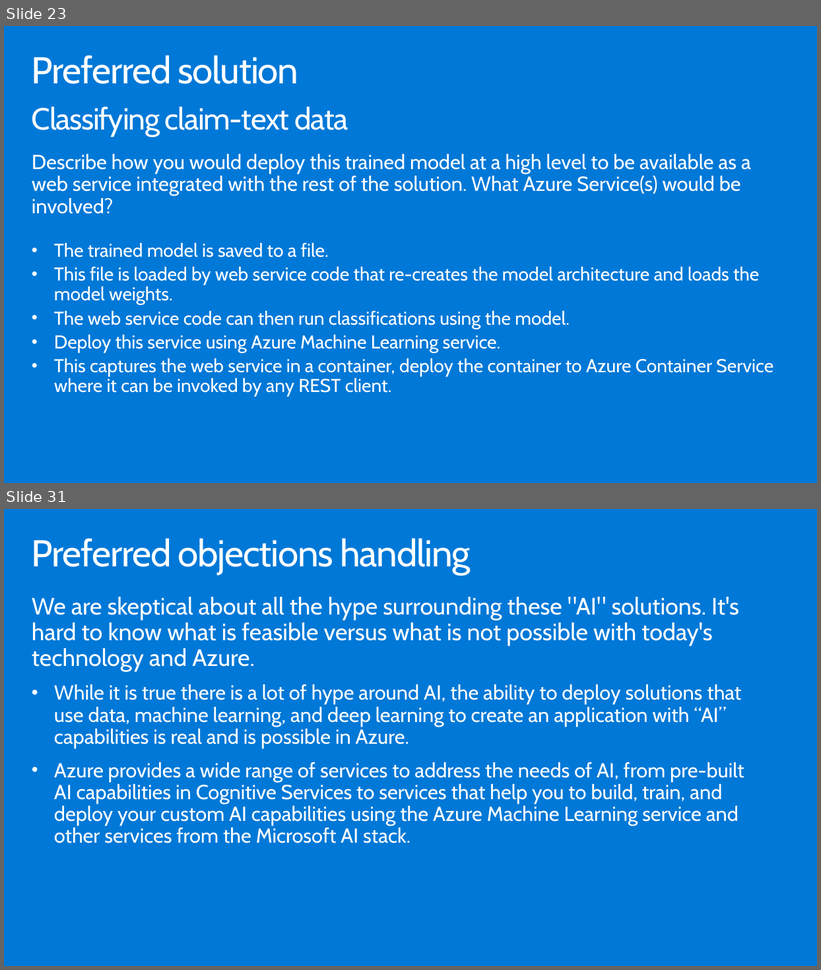
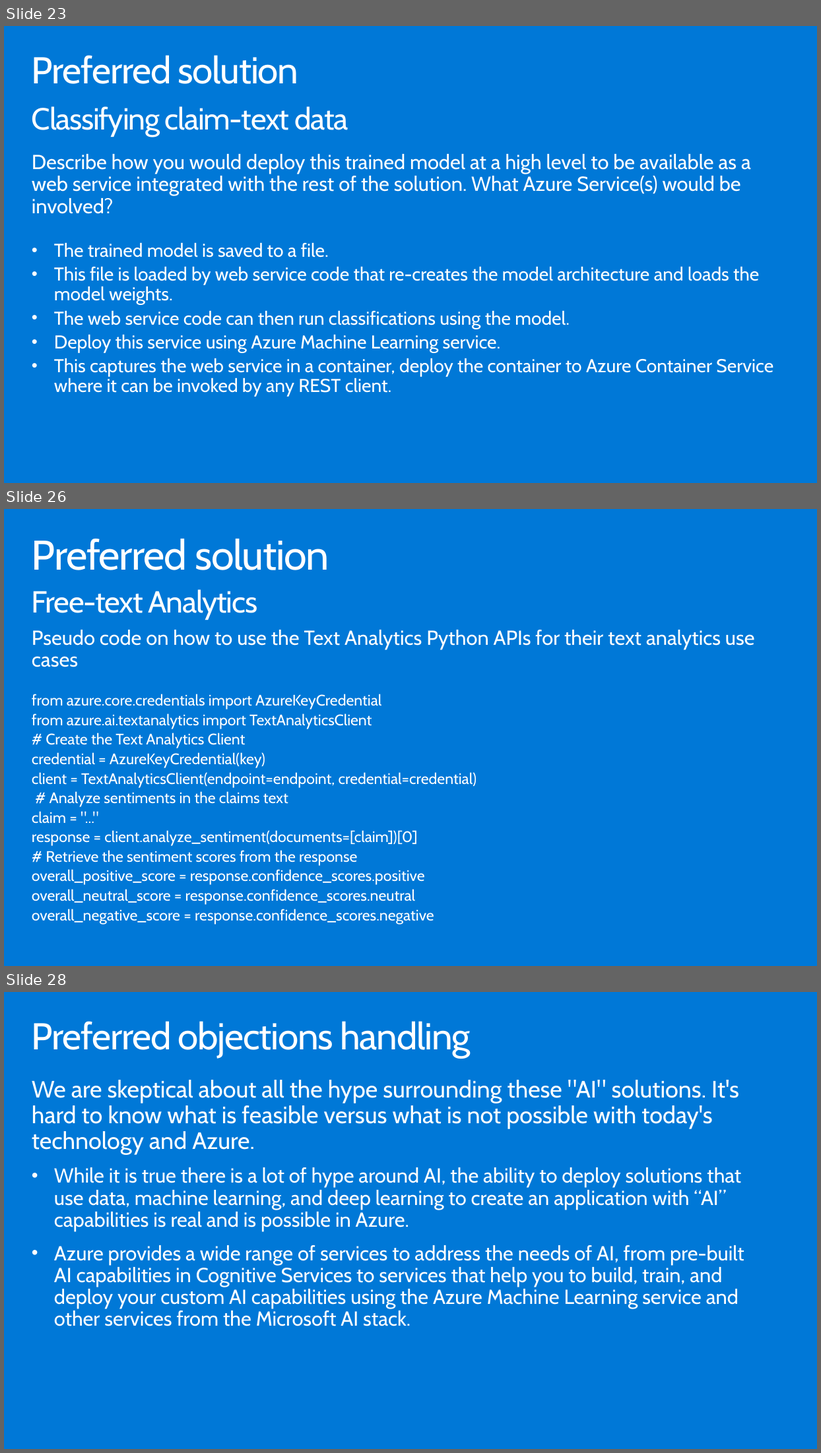
Before and after one commit to microsoft/MCW-Analyzing-text-with-Azure-Machine-Learning-and-Cognitive-Services, a slide deck: Whiteboard design session/WDS trainer presentation - Cognitive Services and deep learning.pptx. Shown one above the other, each under a label of ours: slides 23 and 31 before the commit, slides 23, 26 and 28 after it; the slides between them are not shown. The pictures are 821x970 and 821x1453 pixels, drawn with LibreOffice and Linux fonts; fonts in the diff are those of the drawing. Boxes give left, top, right and bottom in pixels: in the first picture for what was removed or moved away, otherwise in the second. Text is boxed around its words. In the diff, an @@ line names an element or a change of style, - is before the commit and + after.

```diff
--- a/Whiteboard design session/WDS trainer presentation - Cognitive Services and deep learning.pptx
+++ b/Whiteboard design session/WDS trainer presentation - Cognitive Services and deep learning.pptx
@@ slide 26 added at (4, 509, 817, 966), background #0078D7 @@
@@ title added at (32, 538, 329, 570), 49 pt, text #FFFFFF @@
+Preferred solution
@@ text added at (32, 590, 258, 620), 36 pt, text #FFFFFF @@
+Free-text Analytics
@@ text added at (32, 630, 755, 925), 18 pt, text #FFFFFF @@
+Pseudo code on how to use the Text Analytics Python APIs for their text analytics use cases
+from azure.core.credentials import AzureKeyCredential
+from azure.ai.textanalytics import TextAnalyticsClient
+# Create the Text Analytics Client
+credential = AzureKeyCredential(key)
+client = TextAnalyticsClient(endpoint=endpoint, credential=credential)
+# Analyze sentiments in the claims text
+claim = "..."
+response = client.analyze_sentiment(documents=[claim])[0]
+# Retrieve the sentiment scores from the response
+overall_positive_score = response.confidence_scores.positive
+overall_neutral_score = response.confidence_scores.neutral
+overall_negative_score = response.confidence_scores.negative
@@ what was slide 31 is now slide 28 @@
```
Also in this commit, not shown: 9 slides changed, 1 other slide added, 5 slides removed, 1 other file.
